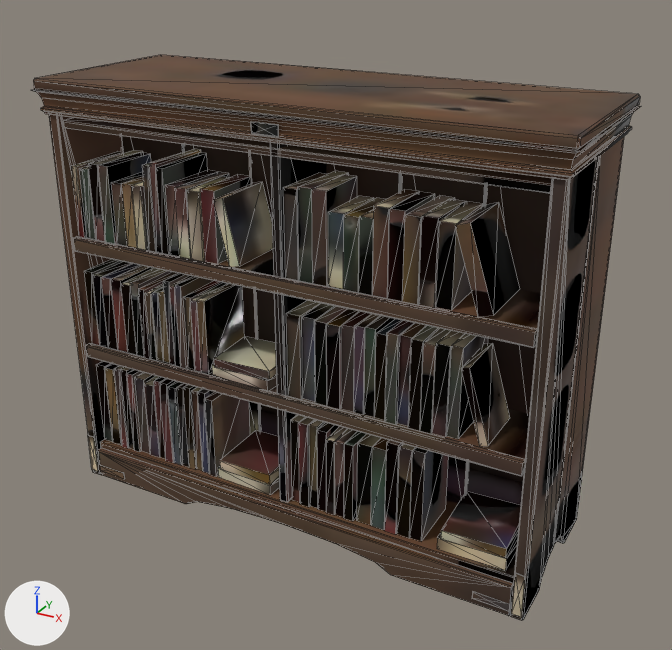
One commit to the glTF model assets/models/bookcase-long/bookcase-long.low.glb: the scene before it, then after it.
Camera for both pictures: a 50 mm lens placed at (1.39, -2.44, 1.89), pointed at (0.06, -0.03, 0.69). Arrows for +X, +Y and +Z are at lower left; the lights stay in place. The first picture is the older version. Mesh edges are drawn as thin lines. Where no turn or scale is listed for an object, it has been applied to the vertices. Vertices at exactly the same position are counted once.

Objects in the first picture: 'bookcase-long'.
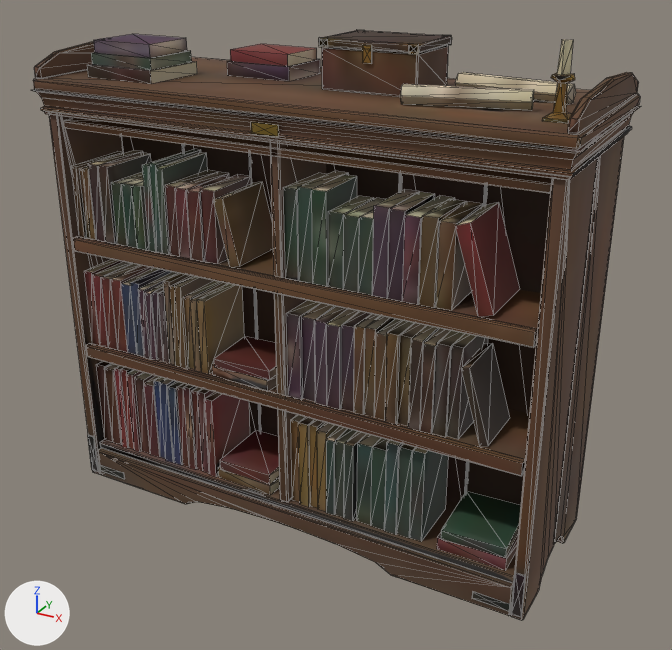
Where the newer file only moved an object's origin or applied its transform, the numbers keep the older frame.

Changed parts and their boxes [x1, y1, x2, y2] in the pictures (672 x 650 px):
'bookcase-long', reshaped
    before: [32, 55, 641, 620]
    after: [32, 30, 641, 620]
part 1 of me_bookcase_long, added (brown)
    after: [87, 61, 197, 84]
part 2 of me_bookcase_long, added
    after: [91, 51, 191, 70]
part 3 of me_bookcase_long, added
    after: [94, 34, 187, 58]
part 4 of me_bookcase_long, added
    after: [227, 59, 320, 81]
part 5 of me_bookcase_long, added
    after: [230, 44, 317, 66]
part 6 of me_bookcase_long, added (brown)
    after: [322, 45, 448, 97]
part 7 of me_bookcase_long, added (brown)
    after: [319, 30, 451, 53]
part 8 of me_bookcase_long, added
    after: [409, 44, 419, 54]
part 9 of me_bookcase_long, added (brown)
    after: [319, 30, 639, 135]
part 10 of me_bookcase_long, built on
    before: [41, 98, 573, 177]
    after: [34, 41, 573, 177]
part 11 of me_bookcase_long, reshaped
    after: [89, 435, 513, 586]
part 12 of me_bookcase_long, surface changed
    both: [68, 97, 640, 620]

Patch to the scene script:
```diff
--- a/assets/models/bookcase-long/bookcase-long.low.glb.py
+++ b/assets/models/bookcase-long/bookcase-long.low.glb.py
@@ me_bookcase_long @@
 # used by ob_bookcase_long; location = (0.0, 0.0, 0.718)
-me_bookcase_long.from_pydata(...)  # 2218 vertices, 2836 faces; spans x -0.86..0.86, y -0.32..0.32, z -0.72..0.72
+me_bookcase_long.from_pydata(...)  # 2460 vertices, 3228 faces; spans x -0.86..0.86, y -0.32..0.32, z -0.72..0.91
+# me_bookcase_long part 1: the loose piece of 8 vertices spanning x -0.72..-0.68, y -0.25..-0.04, z 0.2..0.45 is copied, and the copy is turned 90 degrees about the y axis through its middle, then moved by (0.1, 0.05, 0.41); it spans x -0.72..-0.46, y -0.21..0.01, z 0.72..0.76
+# me_bookcase_long part 2: the loose piece of 8 vertices spanning x -0.59..-0.54, y -0.25..-0.06, z 0.2..0.41 is copied, and the copy is turned 90 degrees about the y axis through its middle and scaled by 1.07, then moved by (-0.03, 0.06, 0.47); it spans x -0.71..-0.47, y -0.2..0.0, z 0.76..0.79
+# me_bookcase_long part 3: the loose piece of 8 vertices spanning x -0.63..-0.58, y -0.25..-0.06, z 0.2..0.41 is copied, and the copy is turned 90 degrees about the y axis through its middle and scaled by 0.99, then moved by (0.01, 0.06, 0.51); it spans x -0.7..-0.48, y -0.19..-0.01, z 0.79..0.83
+# me_bookcase_long part 4: the loose piece of 8 vertices spanning x -0.3..-0.26, y 0.05..0.25, z 0.2..0.48 is copied, and the copy is multiplied about its middle by the matrix ((0.0, -0.019, 0.866), (0.01, -0.866, -0.019), (0.866, 0.01, 0.0)), then moved by (0.04, -0.03, 0.4); it spans x -0.36..-0.13, y 0.03..0.21, z 0.72..0.76
+# me_bookcase_long part 5: the loose piece of 8 vertices spanning x -0.3..-0.26, y 0.05..0.25, z 0.2..0.48 is copied, and the copy is multiplied about its middle by the matrix ((0.0, -0.03, 0.797), (0.009, -0.797, -0.03), (0.798, 0.009, 0.0)), then moved by (0.04, -0.03, 0.44); it spans x -0.35..-0.13, y 0.03..0.21, z 0.76..0.8
+# me_bookcase_long part 6: the loose piece of 24 vertices spanning x -0.79..0.79, y -0.27..0.27, z 0.56..0.59 is copied, and the copy is scaled about its middle by (0.187, 0.393, 5.37), then moved by (0.18, 0.05, 0.2); it spans x 0.03..0.33, y -0.06..0.16, z 0.72..0.84
+# me_bookcase_long part 7: the loose piece of 24 vertices spanning x -0.85..0.85, y -0.31..0.31, z 0.68..0.72 is copied, and the copy is scaled about its middle by (0.18, 0.364, 0.677), then moved by (0.18, 0.05, 0.15); it spans x 0.02..0.34, y -0.07..0.17, z 0.84..0.86
+# me_bookcase_long part 8: a new loose piece, a box spanning x 0.3059..0.334, y -0.066..-0.062, z 0.8365..0.8625, in mat_bookcase_long
+# me_bookcase_long part 9: 107 vertices added at x 0.03..0.85, y -0.31..0.31, z 0.72..0.91
+# me_bookcase_long part 10: 4 vertices moved within x -0.84, y -0.3, z 0.62..0.63; 28 vertices added at x -0.85..-0.82, y -0.31..0.31, z 0.72..0.8
+# me_bookcase_long part 11: 2 vertices removed from x -0.83, y -0.29..0.29, z -0.7; 5 vertices added at x -0.83..-0.67, y -0.29..0.29, z -0.7..-0.55
+# me_bookcase_long part 12: 2234 kept faces spanning x -0.85..0.85, y -0.32..0.32, z -0.72..0.72 get new texture (UV) coordinates
+# other edits to the shape of me_bookcase_long do not show in these pictures
 me_bookcase_long.materials.append(mat_bookcase_long)
```
